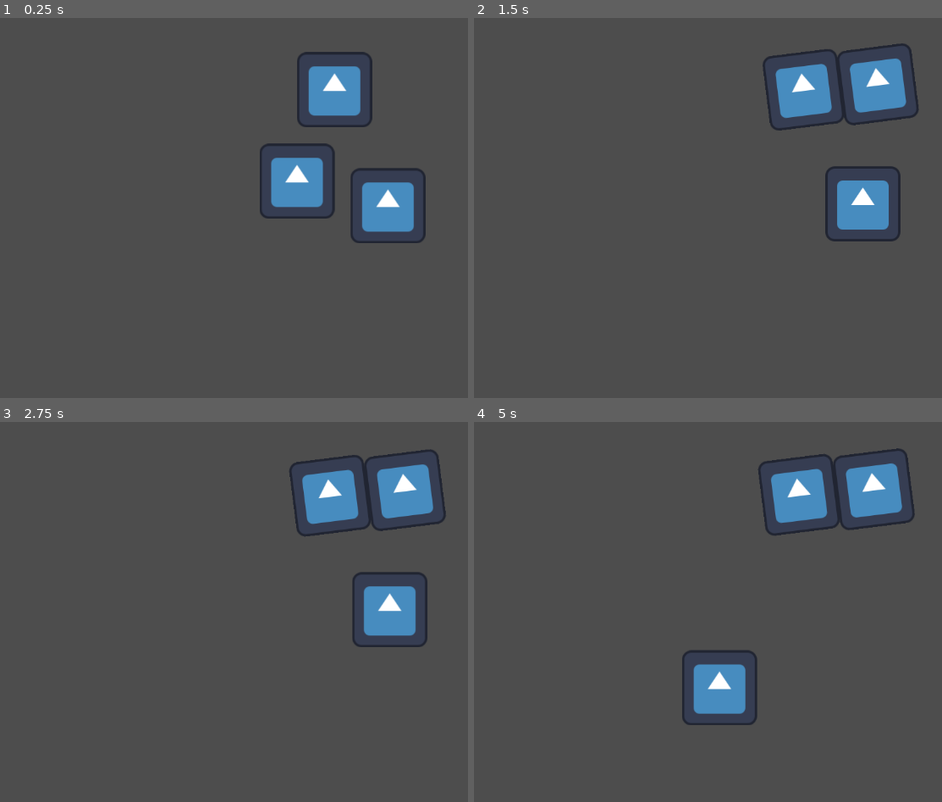
Above: before the commit, frames 1-4 (two rows, left to right).
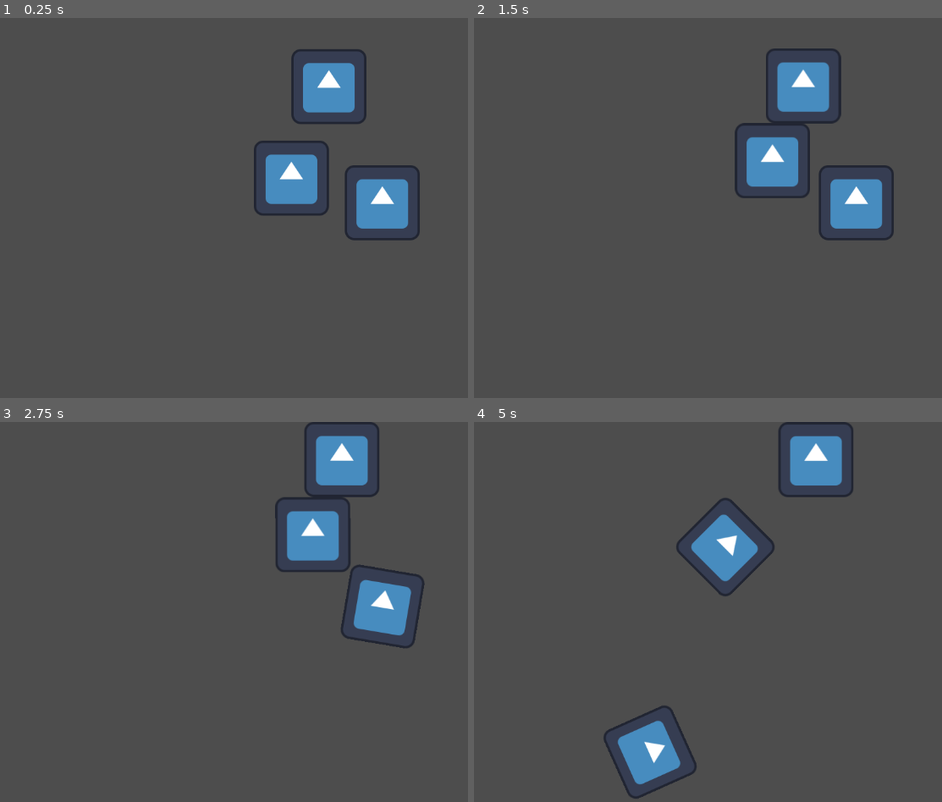
Above: after the commit, the same moments.

Repository: felicaamiko/capstone-p2
Game: Godot game, scene res://arena2.tscn
Two runs of this game, one before a commit and one after it. Both use one fixed random seed, a clock stepped at 60 frames per second and the inputs below. The engine's default icon, where the game draws it, is replaced by a stand-in: a white triangle on a blue panel in a dark square.
Inputs (mouse positions are in pixels of both pictures, inside the frame that each line leads up to):
- Up to frame 1 (0.25 s): no input
- Up to frame 2 (1.5 s): tap Enter at 0.5 s; move the mouse to (768, 181) at 0.52 s; press the mouse at (768, 181) at 0.53 s; tap Space at 1.25 s; move the mouse to (810, 90) at 1.27 s; release the mouse at (810, 90) at 1.28 s; click (810, 90) at 1.35 s
- Up to frame 3 (2.75 s): move the mouse to (388, 608) at 2.02 s; press the mouse at (388, 608) at 2.03 s
- Up to frame 4 (5 s): move the mouse to (722, 688) at 2.77 s; release the mouse at (722, 688) at 2.78 s; click (722, 688) at 2.85 s; move the mouse to (outside the picture) at 3.52 s; press the mouse at (outside the picture) at 3.53 s; move the mouse to (553, 555) at 4.27 s; release the mouse at (553, 555) at 4.28 s; click (553, 555) at 4.35 s

The runs differ from the first frame. In frame 1, 4.2% of the frame differs, in the area x 54-91%, y 8-60%; in frame 2, 5.7%; in frame 3, 7.3%; in frame 4, 10%, in the area x 27-95%, y 0-100%.

Commit message:
no more comments

Diff:
--- a/rigid_body_2d.gd
+++ b/rigid_body_2d.gd
@@ -13,7 +13,7 @@
 	pass # Replace with function body.
 
 # Called every frame. 'delta' is the elapsed time since the previous frame.
-func _process(delta):
+func _physics_process(delta):
 	#if Input.is_action_just_pressed("click"):
 		#mouseoffset = position - get_global_mouse_position()
 	prevmousepos = mousepos
@@ -28,11 +28,14 @@
 		position = get_global_mouse_position() + mouseoffset
 		prevmousepos = get_global_mouse_position()
 	else:
-		linear_velocity = lastvector
-		#if (not firstframe):
+		if (not firstframe):
+			linear_velocity = lastvector
 			#lastvectorcopy = lastvector
 			#position += lastvectorcopy
-			#firstframe = true
+			#position += lastvectorcopy #changing to a - makes cool slingshot effect.
+			lastvectorcopy *= .5
+			if (lastvectorcopy == Vector2(0,0)):
+				firstframe = true
 		#lastvectorcopy *= .75
 		#position += lastvectorcopy #changing to a - makes cool slingshot effect.
 		#print_debug(lastvectorcopy)
--- a/static_body_2d.tscn
+++ b/static_body_2d.tscn
@@ -1,17 +1,17 @@
 [gd_scene load_steps=3 format=3 uid="uid://bx677cppku7ab"]
 
 [sub_resource type="RectangleShape2D" id="RectangleShape2D_odigm"]
-size = Vector2(1152, 20)
+size = Vector2(1152, 442)
 
 [sub_resource type="RectangleShape2D" id="RectangleShape2D_w855y"]
-size = Vector2(1152, 20)
+size = Vector2(1152, 268)
 
 [node name="StaticBody2D" type="StaticBody2D"]
 
 [node name="CollisionShape2D" type="CollisionShape2D" parent="."]
-position = Vector2(576, 658)
+position = Vector2(576, 869)
 shape = SubResource("RectangleShape2D_odigm")
 
 [node name="CollisionShape2D2" type="CollisionShape2D" parent="."]
-position = Vector2(576, -10)
+position = Vector2(576, -134)
 shape = SubResource("RectangleShape2D_w855y")
